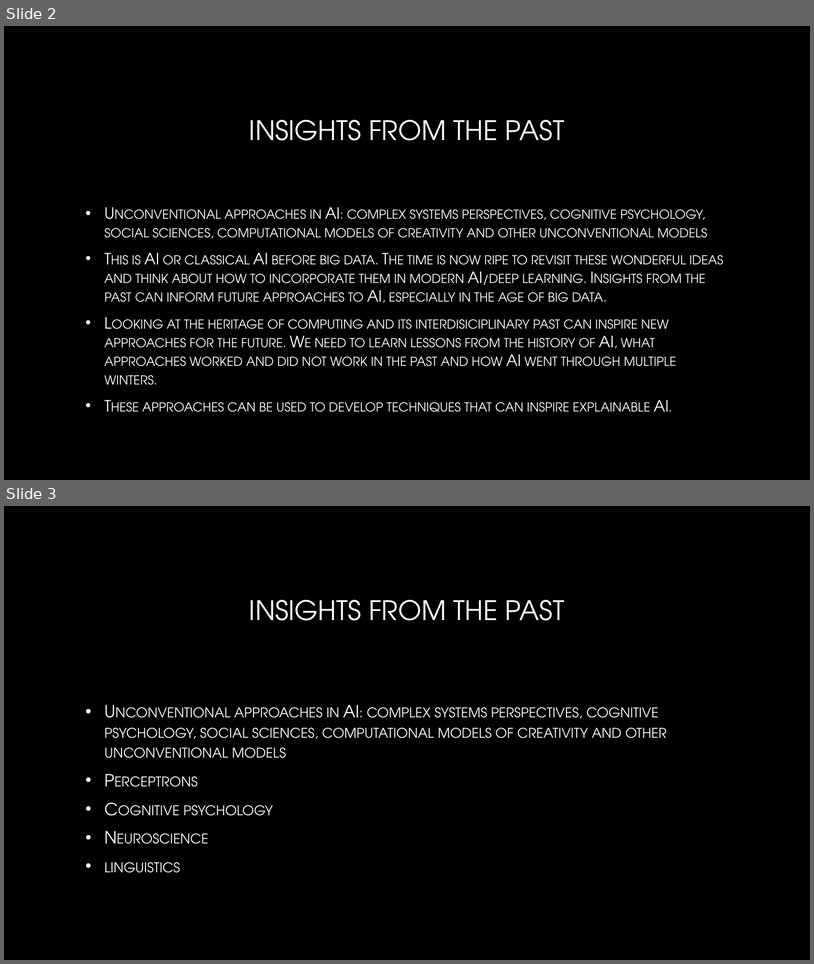
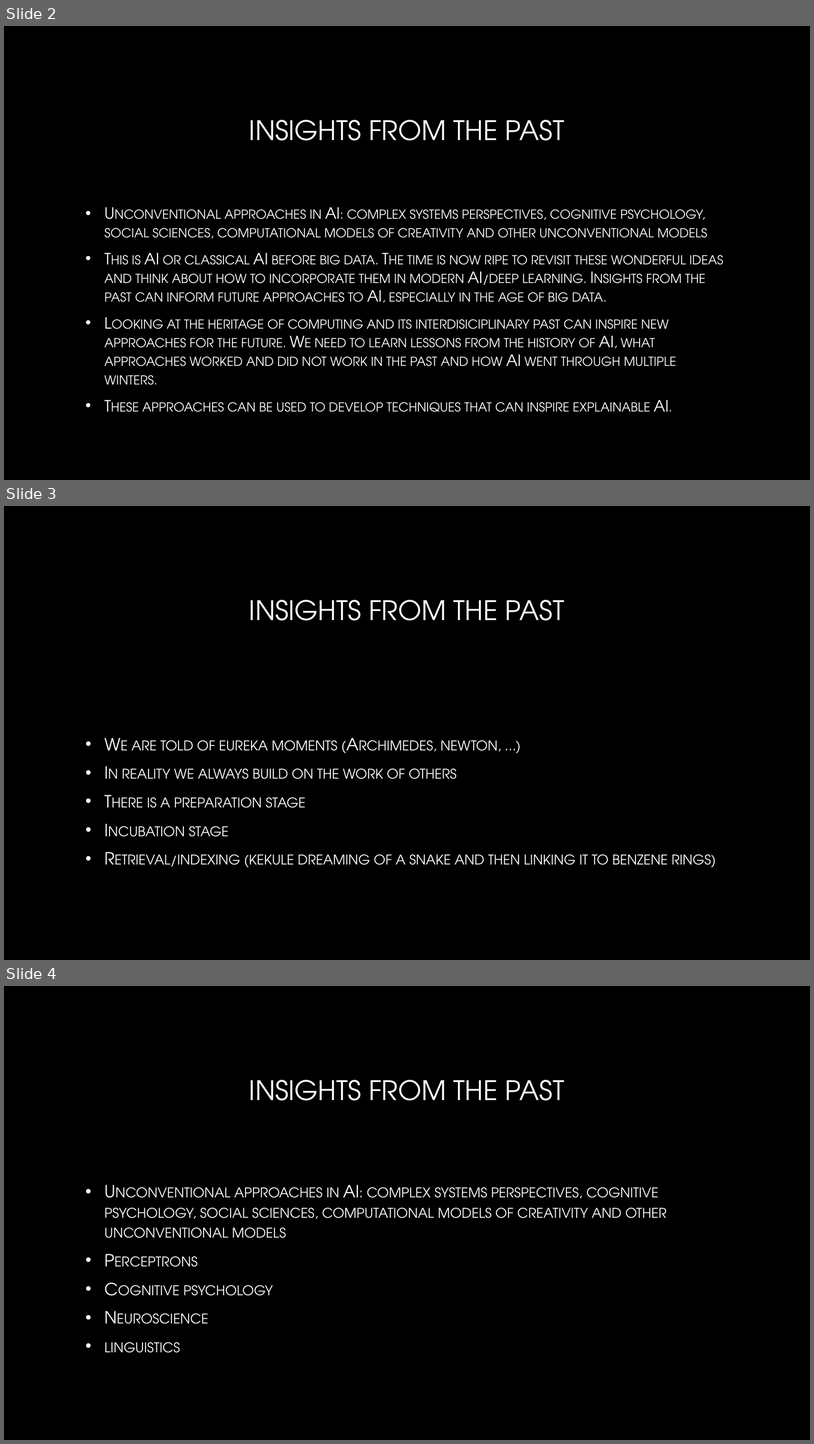
Before and after one commit to neelsoumya/special_topics_unconventional_AI, a slide deck: intro.pptx. Shown one above the other, each under a label of ours: slides 2 and 3 before the commit, slides 2, 3 and 4 after it. The pictures are 814x964 and 814x1444 pixels, drawn with LibreOffice and Linux fonts; fonts in the diff are those of the drawing; background and template pictures are left out. Boxes give left, top, right and bottom in pixels: in the first picture for what was removed or moved away, otherwise in the second. Text is boxed around its words. In the diff, an @@ line names an element or a change of style, - is before the commit and + after.

Commit message:
adding slides

```diff
--- a/intro.pptx
+++ b/intro.pptx
@@ slide 3 added at [4,506,810,960], background picture (left out) @@
@@ title added at [249,600,564,621], 32 pt, text gradient #FFFFFF to #A6A6A6 @@
+INSIGHTS FROM THE PAST
@@ text added at [114,740,716,867], 20 pt, text gradient #FFFFFF to #BFBFBF, small capitals @@
+• We are told of eureka moments (Archimedes, newton, …)
+• In reality we always build on the work of others
+• There is a preparation stage
+• Incubation stage
+• Retrieval/indexing (kekule dreaming of a snake and then linking it to benzene rings)
@@ what was slide 3 is now slide 4 @@
```
Also in this commit, not shown: 2 other files.
